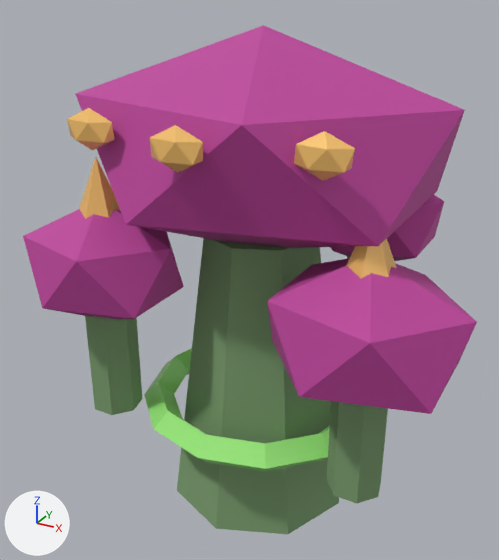
Two versions of the glTF model assets/models/enemy_split_spore.glb, one commit apart.
Before and after are seen from a 50 mm camera at (0.919, -1.75, 1.62) aimed at (-0.024, -0.035, 0.763). Arrows for +X, +Y and +Z are at lower left; the lights stay in place. The older version comes first.

Script lines for the objects in view, before the commit:
```python
mat_spore_toxin = principled_material('spore_toxin')
mat_spore_toxin.base_color = (0.36, 0.92, 0.22)  # green #a2f681
mat_spore_toxin.metallic = 0.1
mat_spore_toxin.roughness = 0.22
me_cone_034 = bpy.data.meshes.new('Cone.034')
me_cone_034.from_pydata(...)  # 247 vertices, 426 faces; spans x -0.62..0.69, y -0.49..0.48, z 0.0..1.5
# faces by material slot: [100, 80, 156, 90]
me_cone_034.materials.append(mat_spore_stalk)  # green #7c9e6f
me_cone_034.materials.append(mat_spore_cap)  # pink #bf459e
me_cone_034.materials.append(mat_spore_toxin)  # green #a2f681
me_cone_034.materials.append(mat_spore_spots)  # orange #fac56f
ob_enemy_split_spore = bpy.data.objects.new('enemy_split_spore', me_cone_034)
ob_enemy_split_spore.location = (0.0, 0.0, 0.0)
```
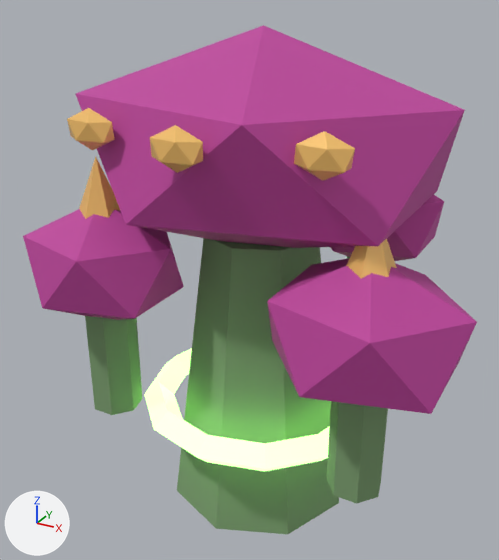
What differs and where, as boxes [x1, y1, x2, y2] in the pictures (499 x 560 px):
'enemy_split_spore', recoloured, surface changed (lighter)
    both: [98, 226, 410, 516]

The change in detail:
In material 'spore_toxin' (mat_spore_toxin), emission_strength is now set to 2.2.
In material 'spore_toxin' (mat_spore_toxin), emission_color is now set to (0.472, 1.0, 0.304), green #b7ff96.
